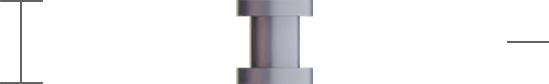
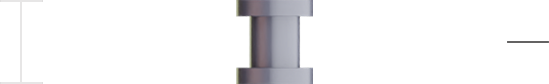
Two versions of the same layered image (549 x 84). Layer-by-layer changes:
renamed "Layer 3" to "height lines-light", moved it above "height lines", painted on it over [0, 0, 43, 84]
renamed "Layer 2" to "height lines", hid it, painted on it over [0, 0, 43, 84]
removed layer "Layer 1" over [0, 4, 43, 84]
